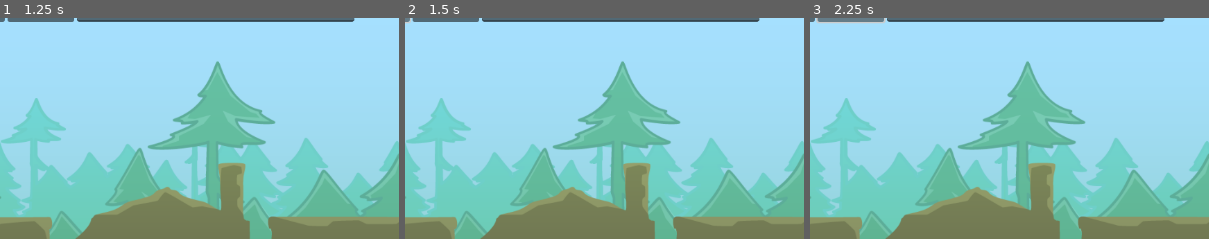
Above: before the commit, frames 1-3 (left to right).
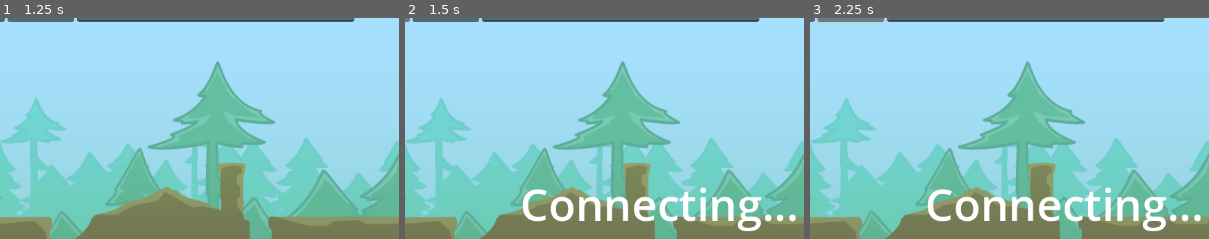
Above: after the commit, the same moments.

Repository: BlurryGames/GodotMultiplayerCourse
Game: Godot game, scene res://Levels/Menu/Menu.tscn
Two runs of this game, one before a commit and one after it. Both use one fixed random seed, a clock stepped at 60 frames per second and the inputs below.
Inputs:
- Up to frame 1 (1.25 s): click "Host" at 0.5 s
- Up to frame 2 (1.5 s): click "Join" at 1.25 s
- Up to frame 3 (2.25 s): click "Start" at 2 s
The pictures show only the part of the screen within x 18-68%, y 7-57%; the shares and areas given below are measured in that part.

Frame 1 is identical in both runs. In frame 2, 3.7% of the frame differs, in the area x 29-98%, y 76-97%; in frame 3, 3.7%.

Commit message:
Section3: Multiplayer Conection / Lesson5: Joining A Game

Diff:
--- a/Levels/Menu/Menu.tscn
+++ b/Levels/Menu/Menu.tscn
@@ -7,7 +7,7 @@
 [sub_resource type="LabelSettings" id="LabelSettings_hp4t5"]
 font_size = 64
 
-[node name="Menu" type="Control"]
+[node name="Menu" type="Control" node_paths=PackedStringArray("ipLineEdit", "statusLabel")]
 layout_mode = 3
 anchors_preset = 15
 anchor_right = 1.0
@@ -15,6 +15,8 @@
 grow_horizontal = 2
 grow_vertical = 2
 script = ExtResource("1_alwnr")
+ipLineEdit = NodePath("HBoxContainer/IPLineEdit")
+statusLabel = NodePath("StatusLabel")
 
 [node name="BackgroundTrees" type="TextureRect" parent="."]
 layout_mode = 1
--- a/Scripts/Lobby.gd
+++ b/Scripts/Lobby.gd
@@ -27,17 +27,35 @@
 	players[1] = playerInfo
 	playerConnected.emit(1, playerInfo)
 
+func joinGame(adress: String):
+	var peer: ENetMultiplayerPeer = ENetMultiplayerPeer.new()
+	var error: Error = peer.create_client(adress, port)
+	if error:
+		return error
+	multiplayer.multiplayer_peer = peer
+
 func onPlayerConnected(id: int)-> void:
-	pass
+	registerPlayer.rpc_id(id, playerInfo)
+
+@rpc("any_peer", "reliable")
+func registerPlayer(newPlayerInfo: Dictionary)-> void:
+	var newPlayerID: int = multiplayer.get_remote_sender_id()
+	players[newPlayerID] = newPlayerInfo
+	playerConnected.emit(newPlayerID, newPlayerInfo)
 
 func onPlayerDisconnected(id: int)-> void:
-	pass
+	players.erase(id)
+	playerDisconnected.emit(id)
 
 func onConnectedToServer()-> void:
-	pass
+	var peerID: int = multiplayer.get_unique_id()
+	players[peerID] = playerInfo
+	playerConnected.emit(peerID, playerInfo)
 
 func onConnectionFailed()-> void:
-	pass
+	multiplayer.multiplayer_peer = null
 
 func onServerDisconnected()-> void:
-	pass
+	multiplayer.multiplayer_peer = null
+	players.clear()
+	serverDisconnected.emit()
--- a/Scripts/Menu.gd
+++ b/Scripts/Menu.gd
@@ -1,13 +1,24 @@
 class_name Menu extends Control
 
+@export var ipLineEdit: LineEdit = null
+@export var statusLabel: Label = null
+
 func _ready()-> void:
+	multiplayer.connection_failed.connect(onConnectionFailed)
+	multiplayer.connected_to_server.connect(onConnectedToServer)
+
+func _on_host_button_pressed()-> void:
+	LobbyPtr.createGame()
+
+func _on_join_button_pressed()-> void:
+	LobbyPtr.joinGame(ipLineEdit.text)
+	statusLabel.text = "Connecting..."
+
+func _on_start_button_pressed()-> void:
 	pass
 
-func _on_host_button_pressed():
-	LobbyPtr.createGame()
+func onConnectionFailed()-> void:
+	statusLabel.text = "Failed to connect"
 
-func _on_join_button_pressed():
-	pass
-
-func _on_start_button_pressed():
-	pass
+func onConnectedToServer()-> void:
+	statusLabel.text = "Connected!"
